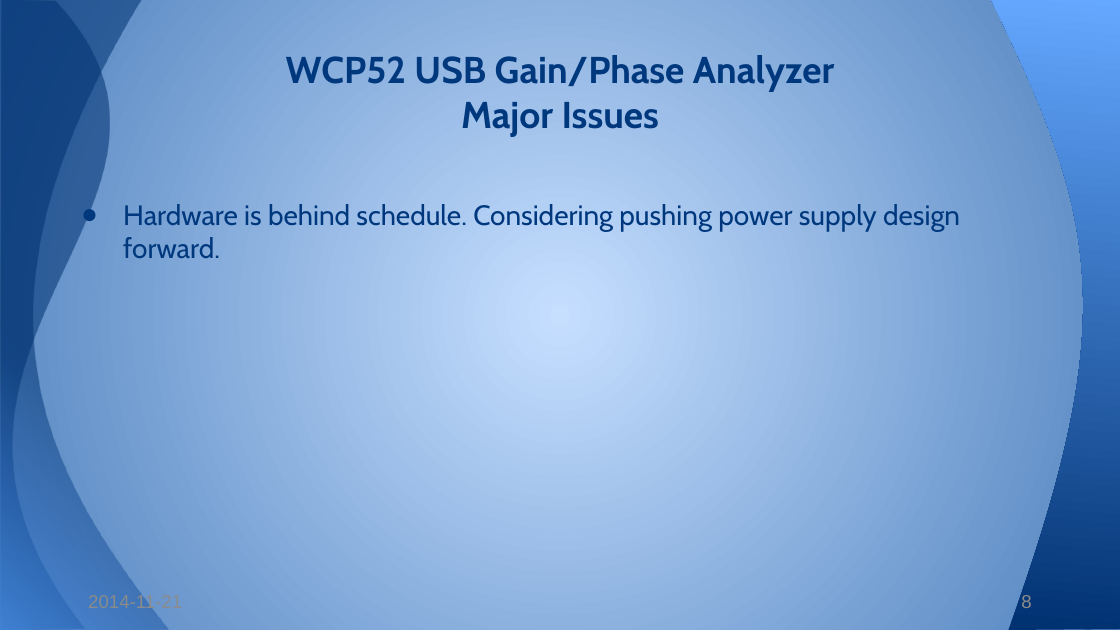
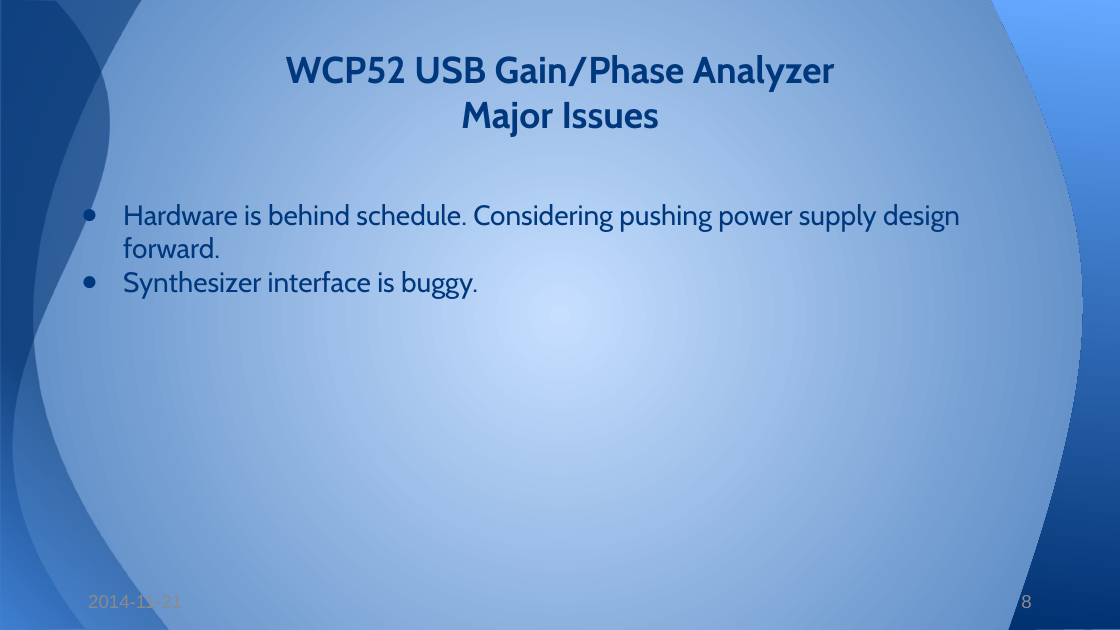
Before and after one commit to WCP52/docs, a slide deck: slide 8 of wsr/StatusPres.pptx. Drawn at 1120x630 pixels with LibreOffice and Linux fonts; fonts in the diff are those of the drawing. Boxes give left, top, right and bottom in pixels: in the first picture for what was removed or moved away, otherwise in the second. Text is boxed around its words. In the diff, an @@ line names an element or a change of style, - is before the commit and + after.

Commit message:
Updated presentation

```diff
--- a/wsr/StatusPres.pptx
+++ b/wsr/StatusPres.pptx
@@ text at <box>123,271,478,298</box>: paragraph added @@
+● Synthesizer interface is buggy.
```
Also in this commit, not shown: 1 other slide changed.
